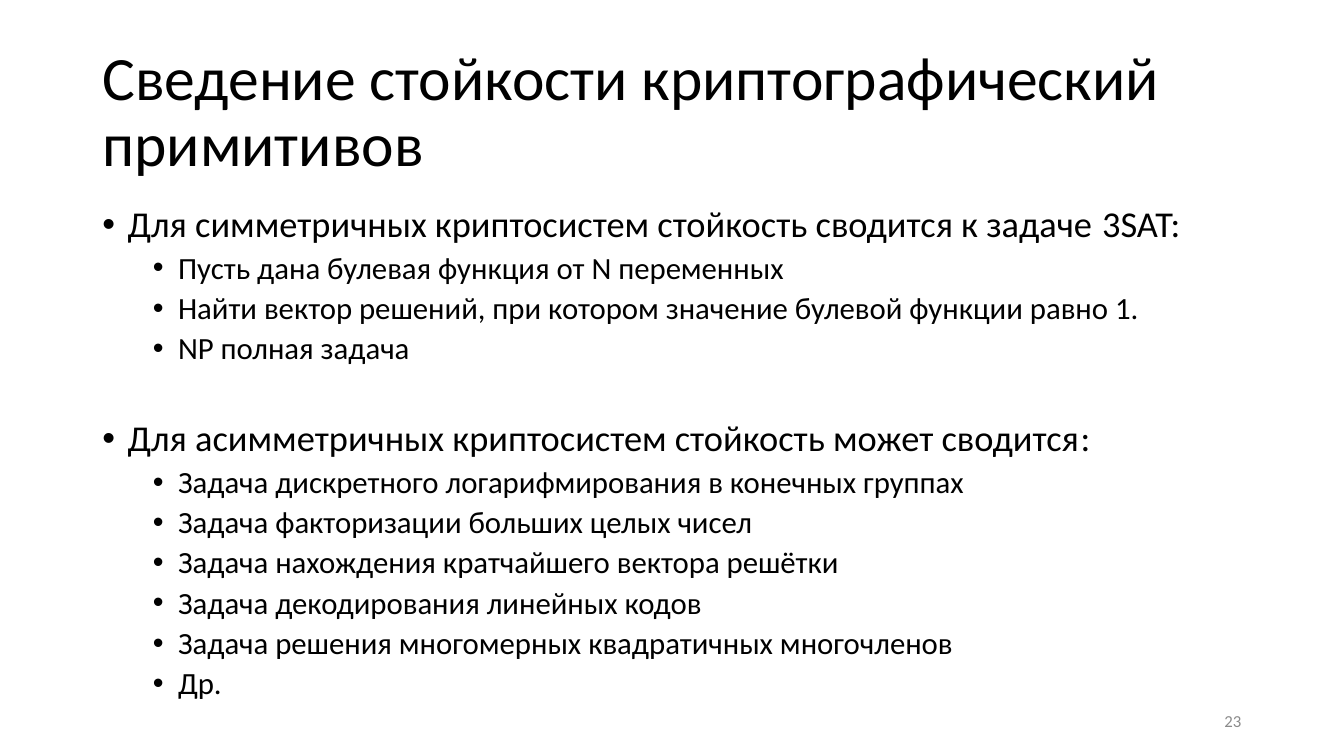
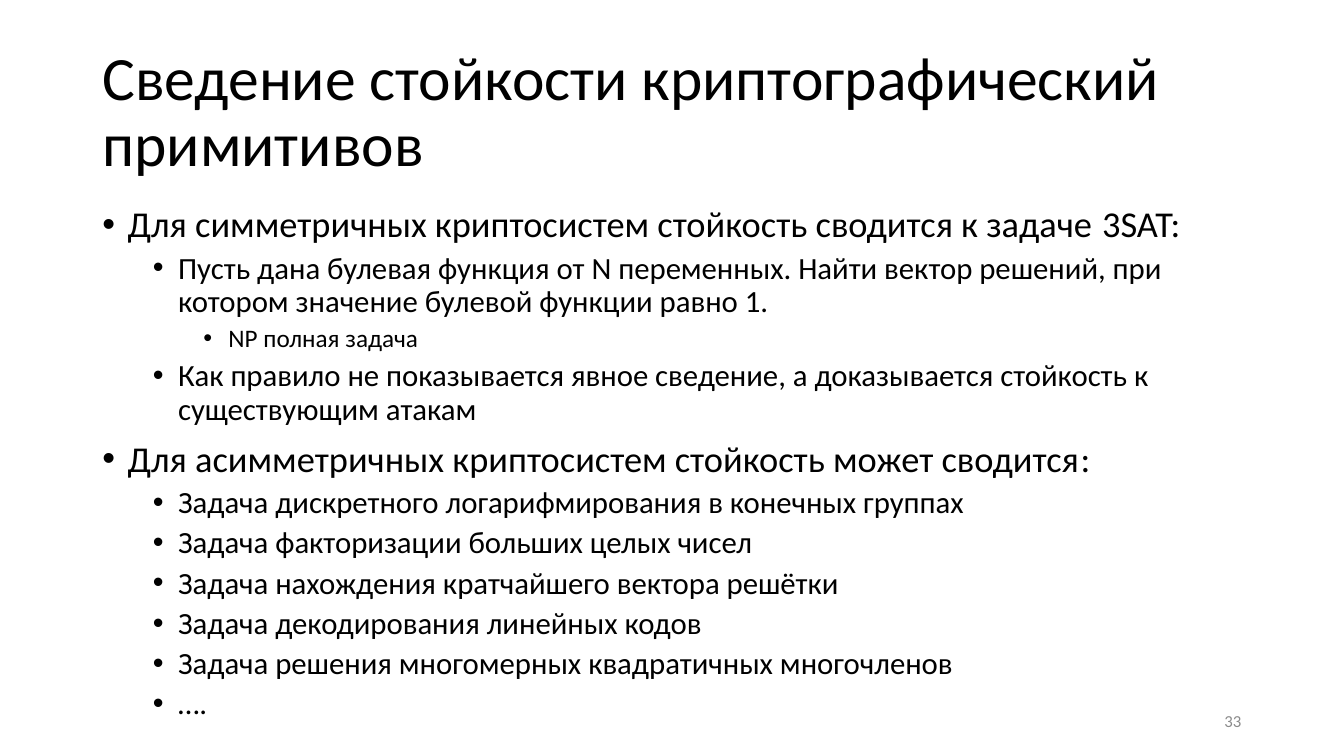
Before and after one commit to CryptoCourse/CryptoLectures, a slide deck: slide 33 of Lectures/Lecture1.pptx (slide 23 before the commit). Drawn at 1344x756 pixels with LibreOffice and Linux fonts; fonts in the diff are those of the drawing. Boxes give left, top, right and bottom in pixels: in the first picture for what was removed or moved away, otherwise in the second. Text is boxed around its words. In the diff, an @@ line names an element or a change of style, - is before the commit and + after.

```diff
--- a/Lectures/Lecture1.pptx
+++ b/Lectures/Lecture1.pptx
@@ text at <box>178,258,1162,317</box>: text changed @@
-  • Пусть дана булевая функция от N переменных
-  • Найти вектор решений, при котором значение булевой функции равно 1.
+  • Пусть дана булевая функция от N переменных. Найти вектор решений, при котором значение булевой функции равно 1.
@@ text at <box>228,330,418,351</box>: size 22 to 18 pt in "NP полная задача"; list level 2 to 3 in "NP полная задача" @@
@@ text at <box>178,365,1148,425</box>: paragraph added @@
+  • Как правило не показывается явное сведение, а доказывается стойкость к существующим атакам
@@ text at <box>178,674,222,699</box>: text changed @@
-  • Др.
+  • ….
```
Also in this commit, not shown: 9 other slides changed, 13 slides added, 1 slide removed, 1 other file.
